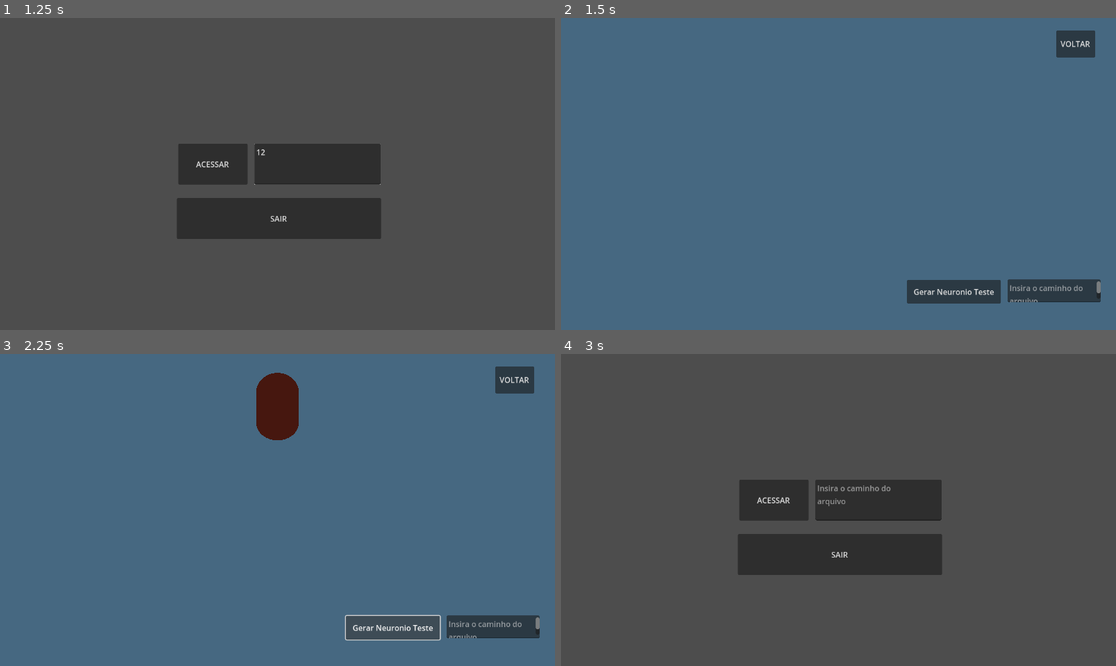
Above: before the commit, frames 1-4 (two rows, left to right).
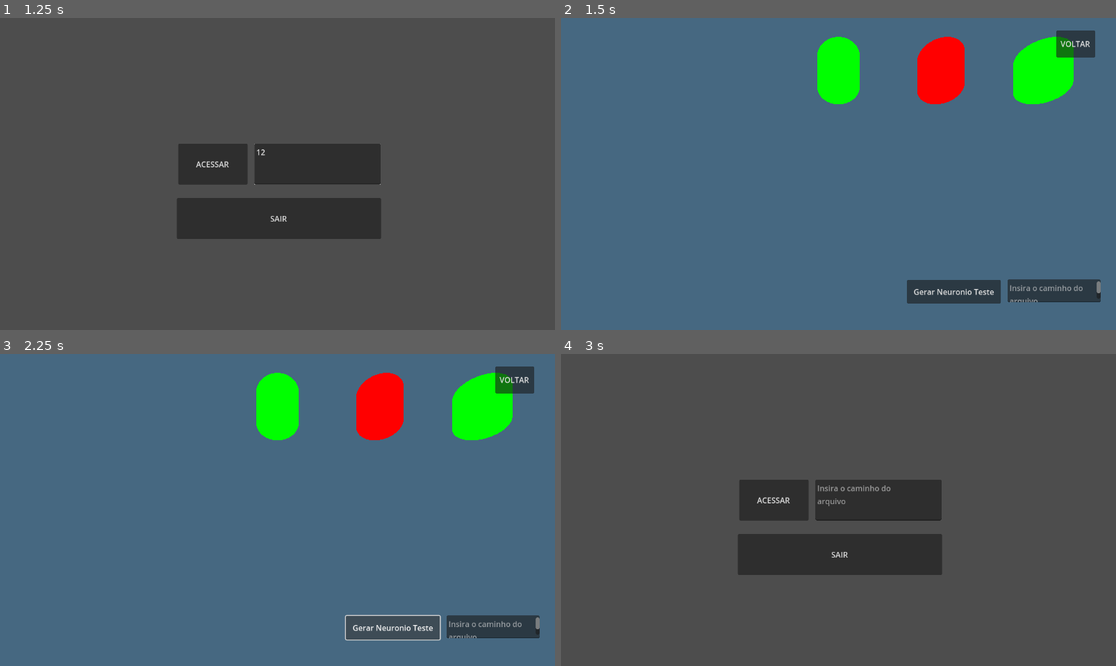
Above: after the commit, the same moments.

Repository: RafaelCamposTXR/Iniciacao-cientifica-IA
Game: Godot game, scene res://MenuPrincipal.tscn
Two runs of this game, one before a commit and one after it. Both use one fixed random seed, a clock stepped at 60 frames per second and the inputs below.
Inputs (mouse positions are in pixels of both pictures, inside the frame that each line leads up to):
- Up to frame 1 (1.25 s): click (316, 164) at 0.52 s; type "12" at 0.6 s
- Up to frame 2 (1.5 s): click "ACESSAR" at 1.25 s
- Up to frame 3 (2.25 s): click "Gerar Neuronio Teste" at 2 s
- Up to frame 4 (3 s): click "VOLTAR" at 2.75 s

Frame 1 is identical in both runs. In frame 2, 5.0% of the frame differs, in the area x 46-93%, y 6-28%; in frame 3, 5.0%; in frame 4, nothing differs.
Error in both runs: Attempt to call function 'get_as_text' in base 'null instance' on a null instance. (res://texto.gd:22)

Commit message:
introduzindo mecânica de interação hover com neuronio

Diff:
--- a/Neuronio.tscn
+++ b/Neuronio.tscn
@@ -4,32 +4,54 @@
 script/source = "extends Node3D
 
 var neuronio
+var infoNeuronio
+var dadosNeuronio
 var ativado
+var bias
 
 func _ready():
 	neuronio = get_node(\"Area3D/AreaColisao/Neuronio\")
-	print(neuronio)
+	infoNeuronio = get_node(\"./InfoNeuronio\")
+	infoNeuronio.visible = false
+	dadosNeuronio = get_node(\"./InfoNeuronio/dados\")
+
+
 
 
 func _process(delta):
-	pass
+	if ativado:
+		dadosNeuronio.text = \"Estado: Ativado \\nBias: %s\" % [bias]
+	else:
+		dadosNeuronio.text = \"Estado: Desativado \\nBias: %s\" % [bias]
+
 
 
 func EscolheCor(cor):
 	var mat = neuronio.mesh.material
-	if cor == 0:
-		mat.albedo_color = Color(255 , 0, 0, 1)
+	if cor == 0:  ## Neuronio desativado
+		mat.albedo_color = Color(255, 0, 0, 1)
 		neuronio.mesh.surface_set_material(0, mat.duplicate())
-	else:
-		mat.albedo_color = Color(0 , 255, 0, 1)
+		ativado = 0
+	elif cor == 1: ## Neuronio ativado
+		mat.albedo_color = Color(0, 255, 0, 1)
 		neuronio.mesh.surface_set_material(0, mat.duplicate())
+		ativado = 1
+	elif cor == 2: ## Neuronio ressaltado
+		mat.albedo_color = Color(100, 255, 0, 1)
+		neuronio.mesh.surface_set_material(0, mat.duplicate())
+
+
+
+
 
 ## Interação com o mouse ##
 func _on_area_3d_mouse_entered():
-	EscolheCor(0)
+	EscolheCor(2)
+	infoNeuronio.visible = true
 
 func _on_area_3d_mouse_exited():
-	EscolheCor(1)
+	EscolheCor(ativado)
+	infoNeuronio.visible = false
 #####
 "
 
@@ -55,5 +77,29 @@
 transform = Transform3D(1, 0, 0, 0, 0.98407, 0, 0, 0, 1, 0, 0, -0.0124602)
 mesh = SubResource("CapsuleMesh_544g7")
 
+[node name="InfoNeuronio" type="Panel" parent="."]
+modulate = Color(1, 1, 1, 0.329412)
+offset_left = 486.0
+offset_top = 227.0
+offset_right = 684.0
+offset_bottom = 352.0
+
+[node name="RichTextLabel" type="RichTextLabel" parent="InfoNeuronio"]
+layout_mode = 0
+offset_left = 15.0
+offset_top = 11.0
+offset_right = 210.0
+offset_bottom = 51.0
+text = "Neurônio tal tal tal"
+
+[node name="dados" type="RichTextLabel" parent="InfoNeuronio"]
+layout_mode = 0
+offset_left = 16.0
+offset_top = 52.0
+offset_right = 211.0
+offset_bottom = 112.0
+text = "Peso:
+Bias:"
+
 [connection signal="mouse_entered" from="Area3D" to="." method="_on_area_3d_mouse_entered"]
 [connection signal="mouse_exited" from="Area3D" to="." method="_on_area_3d_mouse_exited"]
--- a/NeuronioEntrada.tscn
+++ b/NeuronioEntrada.tscn
@@ -1,10 +1,25 @@
-[gd_scene load_steps=3 format=3 uid="uid://4tedqsi4ypk7"]
+[gd_scene load_steps=4 format=3 uid="uid://4tedqsi4ypk7"]
+
+[sub_resource type="GDScript" id="GDScript_pr5wa"]
+script/source = "extends Node3D
+
+
+
+func _ready():
+	pass
+
+
+
+func _process(delta):
+	pass
+"
 
 [sub_resource type="CapsuleShape3D" id="CapsuleShape3D_qxm5n"]
 
 [sub_resource type="TubeTrailMesh" id="TubeTrailMesh_dqhqa"]
 
 [node name="Node3D" type="Node3D"]
+script = SubResource("GDScript_pr5wa")
 
 [node name="Area3D" type="Area3D" parent="."]
 
--- a/PopUp.tscn
+++ /dev/null
@@ -1,10 +0,0 @@
-[gd_scene format=3 uid="uid://cwji0hkh4bwe3"]
-
-[node name="HoverInput" type="Node2D"]
-
-[node name="Panel" type="Panel" parent="."]
-modulate = Color(1, 1, 1, 0.329412)
-offset_left = 435.0
-offset_top = 190.0
-offset_right = 731.0
-offset_bottom = 382.0
--- a/mainLoop.gd
+++ b/mainLoop.gd
@@ -1,35 +1,30 @@
 extends Node3D
 
-## Área relacionada à textbox ##
-var NovaTB = preload("res://PopUp.tscn")
-var instanciasHover = []
-var qtdHOVER = 0
-#####
 
 ## Instanciamento de Neurônio ##
 var NovaCapsula = preload("res://Neuronio.tscn")
 var instanciasCapsula = []
 var qtdCAP = 0
-var neuronio
 #####
+
 
 ##Posicionamento de neurônios
 var x = 0
 var y = 2
 #####
 
+
 func _ready():
-	pass # Replace with function body.
+	##Neuronios de Teste
+	CriarCapsula(0,1,5.6)
+	CriarCapsula(2,0,10.3)
+	CriarCapsula(4,1,5)
+	###
 
 
-# Called every frame. 'delta' is the elapsed time since the previous frame.
 func _process(delta):
 	pass
 
-func instanciarHover(pos):
-	instanciasHover.append(NovaTB.instantiate())
-	add_child(instanciasHover[qtdHOVER])
-	qtdHOVER += 1
 
 func instanciarCapsula(pos):
 	instanciasCapsula.append(NovaCapsula.instantiate())
@@ -37,27 +32,22 @@
 	instanciasCapsula[qtdCAP].position = pos
 	pos.x += 1
 	qtdCAP += 1
+	return instanciasCapsula[qtdCAP-1]
+
+
+func CriarCapsula(pos, ativado, bias):
+	var N = instanciarCapsula(Vector3(pos,y,0))
+	N.EscolheCor(ativado)
+	N.bias = bias
+
 
 func _on_button_0_button_down():
 	get_tree().change_scene_to_file("res://MenuPrincipal.tscn")
 
 
-func _on_rigid_body_3d_mouse_entered():
-	instanciarHover(Vector2(-1,0))
-
-
-func _on_rigid_body_3d_mouse_exited():
-	instanciasHover[qtdHOVER-1].queue_free()
-
-
 func _on_button_1_button_down():
 	instanciarCapsula(Vector3(x,y,0))
 	x += 2
-	#y += 1
-
-
-func _on_capsula_mouse_entered():
-	instanciarHover(Vector2(-1,0))
 
 
 func _on_remover_capsula_button_down():
@@ -67,11 +57,3 @@
 		qtdCAP -= 1
 	else:
 		pass
-
-
-func _on_capsulainstancia_mouse_entered():
-	instanciarHover(Vector2(-1,0))
-
-
-func _on_capsulainstancia_mouse_exited():
-	instanciasHover[qtdHOVER-1].queue_free()
